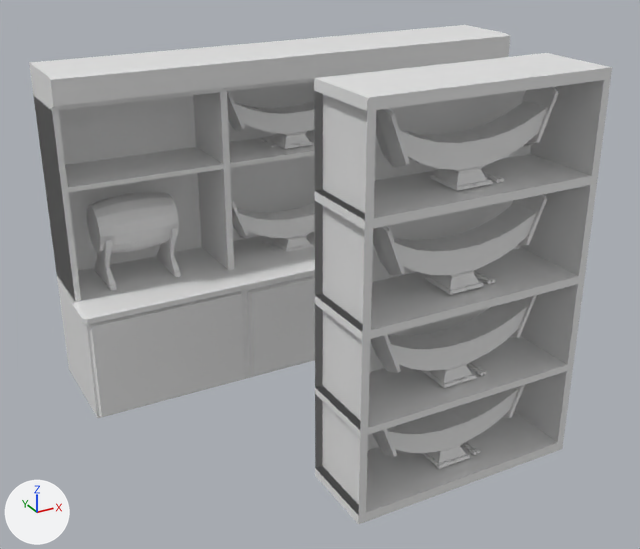
A saved change to the Blender file Model/Showcase.blend.
Both versions are drawn from a 50 mm camera at (-11.39, -14.49, 13.02) aimed at (-1.16, 4.12, 3.71). The axes (+X, +Y, +Z) are drawn at lower left. The lights are the same throughout.

In view in the first picture: 'Cube.001', 'Ranad', 'Ranad.001', 'Ranad.002', 'Ranad.003', 'Ranad.004', 'Ranad.005', '_Tapon', 'cabinet'.
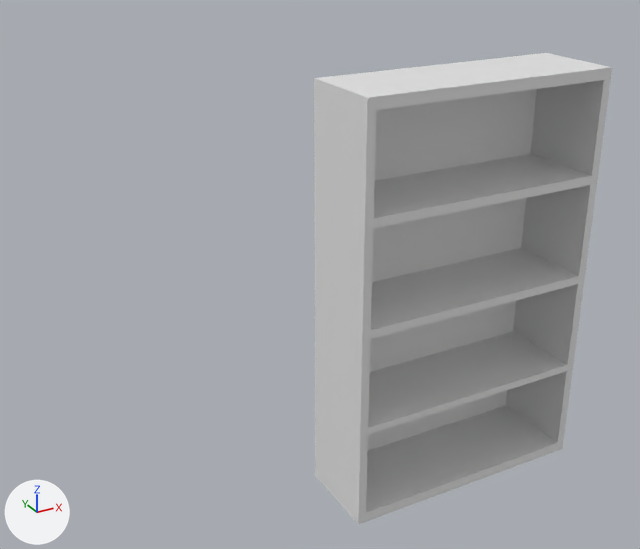
Changed parts and their boxes [x1, y1, x2, y2] in the pictures (640 x 549 px):
'cabinet', hidden
    before: [29, 25, 510, 418]
'Ranad.005', hidden
    before: [376, 87, 559, 191]
'Ranad.004', hidden
    before: [373, 194, 547, 295]
'Ranad.003', hidden
    before: [370, 295, 537, 388]
'_Tapon', hidden
    before: [87, 192, 181, 291]
'Ranad.002', hidden
    before: [372, 385, 525, 469]
'Ranad.001', hidden
    before: [227, 91, 314, 149]
'Ranad', hidden
    before: [232, 201, 315, 252]
part 1 of me_cube_003, added
    after: [314, 91, 367, 516]

Diff of the bpy script that builds the scene:
```diff
--- a/Model/Showcase.blend.py
+++ b/Model/Showcase.blend.py
@@ me_cube_003 @@
 me_cube_003.from_pydata(...)  # 56 vertices, 49 faces; spans x 0.0..1.0, y -1.0..1.0, z -1.0..1.12
 # used by ob_cube_001; location = (0.0, 0.0, 4.5); scale = (3.0, 1.0, 4.5)
 # verts and faces of me_cube_003; kept vertices keep their numbers, new ones are numbered from 56
 # before: 4 (1.0, 1.0, 1.06), 5 (1.0, 1.0, -0.95), 6 (1.0, -1.0, 1.06) at pixel (610, 79), 7 (1.0, -1.0, -0.95) at pixel (563, 440), 8 (1.0, 1.0, -0.45)
 # before: 9 (1.0, 1.0, -0.49), 10 (1.0, -1.0, -0.45) at pixel (573, 363), 11 (1.0, -1.0, -0.49) at pixel (572, 369), 12 (1.0, 1.0, 0.07), 13 (1.0, 1.0, 0.02)
 # before: 14 (1.0, -1.0, 0.07) at pixel (585, 274), 15 (1.0, -1.0, 0.02) at pixel (584, 282), 16 (1.0, 1.0, 0.6), 17 (1.0, 1.0, 0.55), 18 (1.0, -1.0, 0.6) at pixel (598, 174)
 # before: 19 (1.0, -1.0, 0.55) at pixel (597, 183)
+# me_cube_003 part 1
+faces += [(4, 16, 18, 6), (12, 14, 19, 17), (8, 10, 15, 13), (5, 7, 11, 9)]
@@ ob_ranad_002 @@
 ob_ranad_002.rotation_euler = (1.571, 0.0, 0.0)  # degrees (90, 0, 0)
+ob_ranad_002.hide_set(True)
@@ ob_ranad_003 @@
 ob_ranad_003.rotation_euler = (1.571, 0.0, 0.0)  # degrees (90, 0, 0)
+ob_ranad_003.hide_set(True)
@@ ob_ranad_004 @@
 ob_ranad_004.rotation_euler = (1.571, 0.0, 0.0)  # degrees (90, 0, 0)
+ob_ranad_004.hide_set(True)
@@ ob_ranad_005 @@
 ob_ranad_005.rotation_euler = (1.571, 0.0, 0.0)  # degrees (90, 0, 0)
+ob_ranad_005.hide_set(True)
@@ ob_tapon @@
 ob_tapon.rotation_euler = (1.571, 0.0, 0.0)  # degrees (90, 0, 0)
+ob_tapon.hide_set(True)  # its collection is switched off
@@ ob_cabinet @@
 ob_cabinet.rotation_euler = (1.571, 0.0, 0.0)  # degrees (90, 0, 0)
+ob_cabinet.hide_set(True)  # its collection is switched off
@@ ob_ranad @@
 ob_ranad.rotation_euler = (1.571, 0.0, 0.0)  # degrees (90, 0, 0)
+ob_ranad.hide_set(True)  # its collection is switched off
@@ ob_ranad_001 @@
 ob_ranad_001.rotation_euler = (1.571, 0.0, 0.0)  # degrees (90, 0, 0)
+ob_ranad_001.hide_set(True)  # its collection is switched off
```
